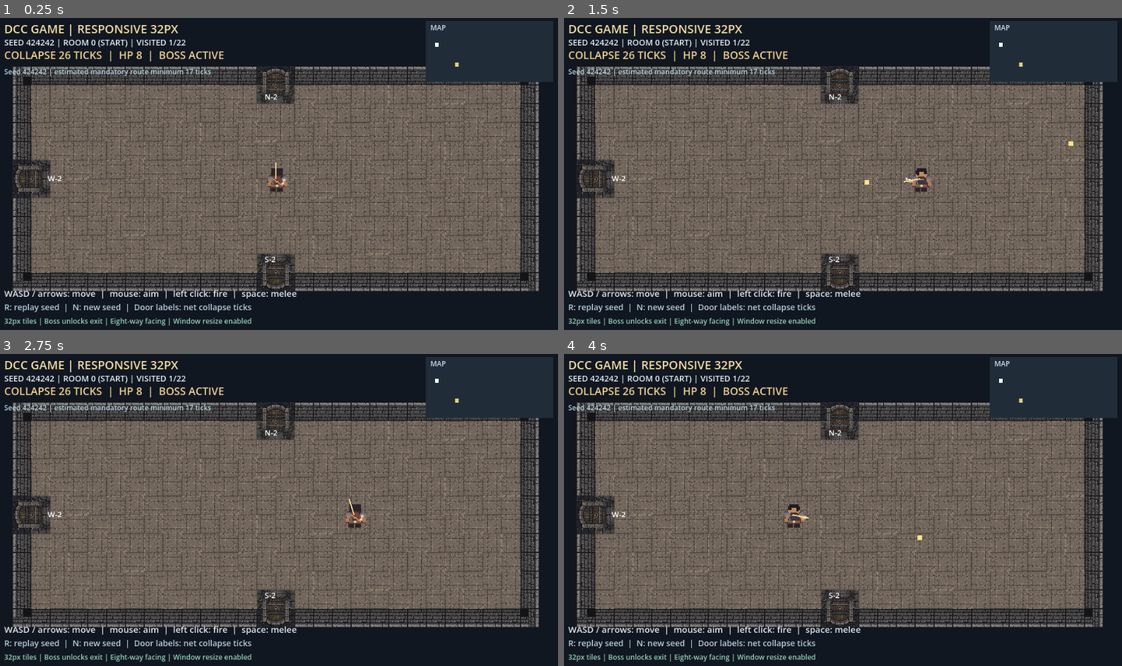
Above: before the commit, frames 1-4 (two rows, left to right).
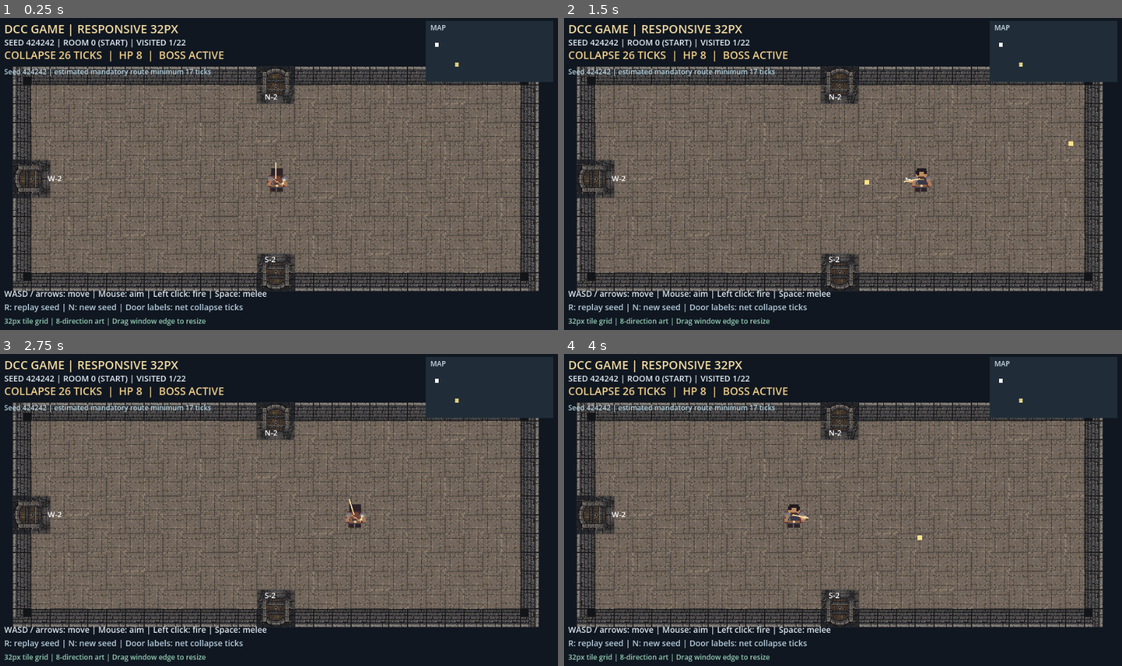
Above: after the commit, the same moments.

Repository: DrFlGd/DCC-Game
Game: Godot game, scene res://scenes/Main.tscn
Two runs of this game, one before a commit and one after it. Both use one fixed random seed, a clock stepped at 60 frames per second and the inputs below.
Inputs (mouse positions are in pixels of both pictures, inside the frame that each line leads up to):
- Up to frame 1 (0.25 s): no input
- Up to frame 2 (1.5 s): tap Enter at 0.5 s; move the mouse to (965, 161) at 0.52 s; hold D 0.53-1.25 s; tap R at 0.6 s; click (965, 161) at 0.67 s; tap Space at 0.77 s; drag from (725, 192) to (809, 239) at 1.27 s
- Up to frame 3 (2.75 s): move the mouse to (334, 441) at 2.02 s; hold D from 2.03 s (still down); tap R at 2.1 s; click (334, 441) at 2.17 s
- Up to frame 4 (4 s): release D at 2.75 s; drag from (809, 575) to (670, 466) at 2.77 s; tap Space at 3.5, 3.77 s; move the mouse to (1010, 559) at 3.52 s; hold A from 3.53 s (still down); tap R at 3.6 s; click (1010, 559) at 3.67 s

The runs differ from the first frame. In frame 1, 1.5% of the frame differs, in the area x 1-54%, y 87-99%; in frame 2, 1.5%; in frame 3, 1.5%; in frame 4, 1.5%.

Commit message:
fix(ui): keep minimap and fit control instructions in narrower windows

Diff:
--- a/game/scripts/main.gd
+++ b/game/scripts/main.gd
@@ -508,13 +508,15 @@
         ticks, player_hp, "CLEARED" if boss_defeated else "ACTIVE"
     ], Vector2(18, 70), 18, tick_color)
     _text(message, Vector2(18, 96), 12, Color("#b4d4e1"))
-    if VIEW_SIZE.x >= 900.0:
-        _draw_minimap()
-    _text("WASD / arrows: move  |  mouse: aim  |  left click: fire  |  space: melee",
-        Vector2(18, VIEW_SIZE.y - 65.0), 15, Color("#e0e9f0"))
-    _text("R: replay seed  |  N: new seed  |  Door labels: net collapse ticks",
+    _draw_minimap()
+    var short_window: bool = VIEW_SIZE.x < 940.0
+    _text("WASD: move | Mouse: aim | Left click: shoot | Space: melee" if short_window else
+        "WASD / arrows: move | Mouse: aim | Left click: fire | Space: melee",
+        Vector2(18, VIEW_SIZE.y - 65.0), 14, Color("#e0e9f0"))
+    _text("R: same seed | N: new seed | Doors preview ticks" if short_window else
+        "R: replay seed | N: new seed | Door labels: net collapse ticks",
         Vector2(18, VIEW_SIZE.y - 42.0), 14, Color("#b8cfde"))
-    _text("32px tiles | Boss unlocks exit | Eight-way facing | Window resize enabled",
+    _text("32px tile grid | 8-direction art | Drag window edge to resize",
         Vector2(18, VIEW_SIZE.y - 19.0), 12, Color("#97d2b7"))
 
 
